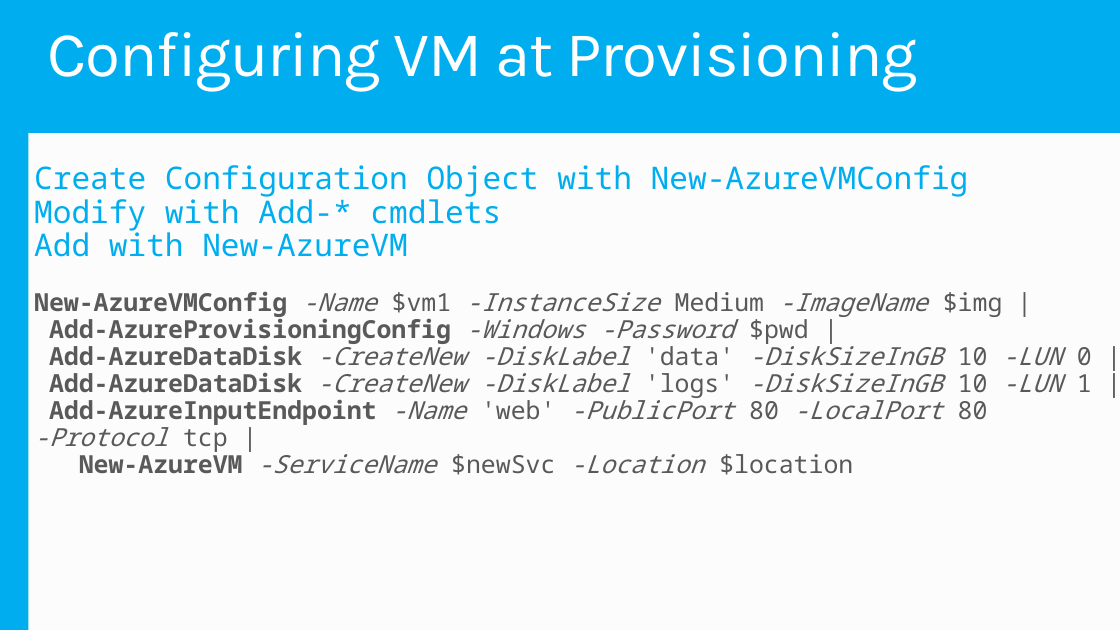
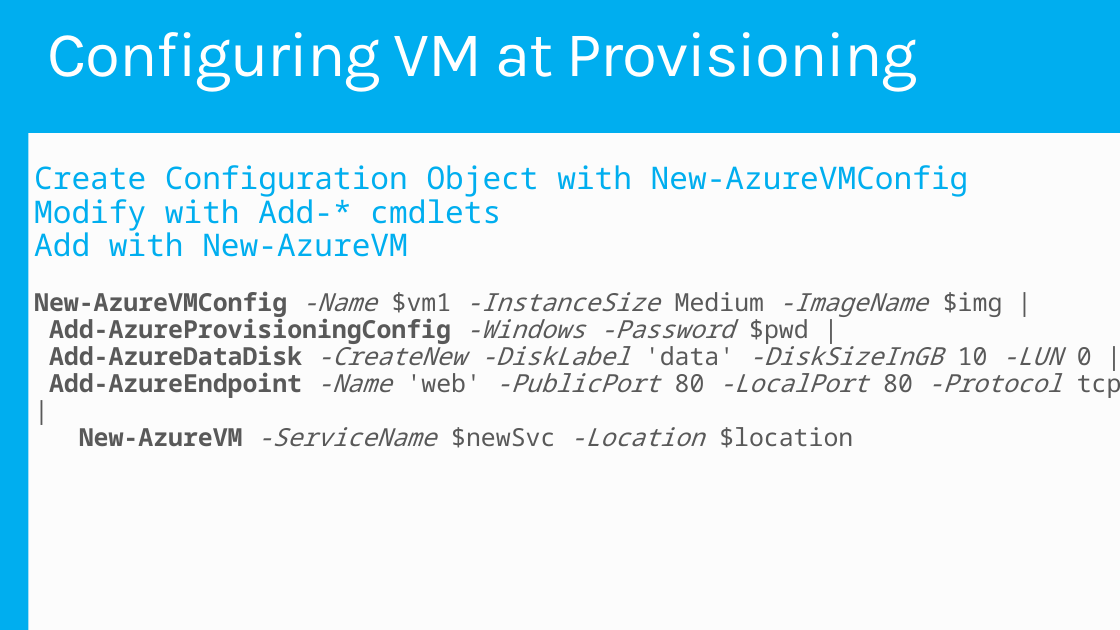
Before and after one commit to mwasham/WATK-Presentations, a slide deck: slide 12 of ManagingVMsPowerShell/ManagingIaaS-PowerShell.pptx (slide 11 before the commit). Drawn at 1120x630 pixels with LibreOffice and Linux fonts; fonts in the diff are those of the drawing; background and template pictures are left out. Boxes give left, top, right and bottom in pixels: in the first picture for what was removed or moved away, otherwise in the second. Text is boxed around its words. In the diff, an @@ line names an element or a change of style, - is before the commit and + after.

```diff
--- a/ManagingVMsPowerShell/ManagingIaaS-PowerShell.pptx
+++ b/ManagingVMsPowerShell/ManagingIaaS-PowerShell.pptx
@@ text at <box>49,369,1120,398</box>: text changed @@
-Add-AzureDataDisk -CreateNew -DiskLabel 'logs' -DiskSizeInGB 10 -LUN 1 |
-Add-AzureInputEndpoint -Name 'web' -PublicPort 80 -LocalPort 80 -Protocol tcp |
+Add-AzureEndpoint -Name 'web' -PublicPort 80 -LocalPort 80 -Protocol tcp |
```
Also in this commit, not shown: 6 other slides changed, 2 slides added.
